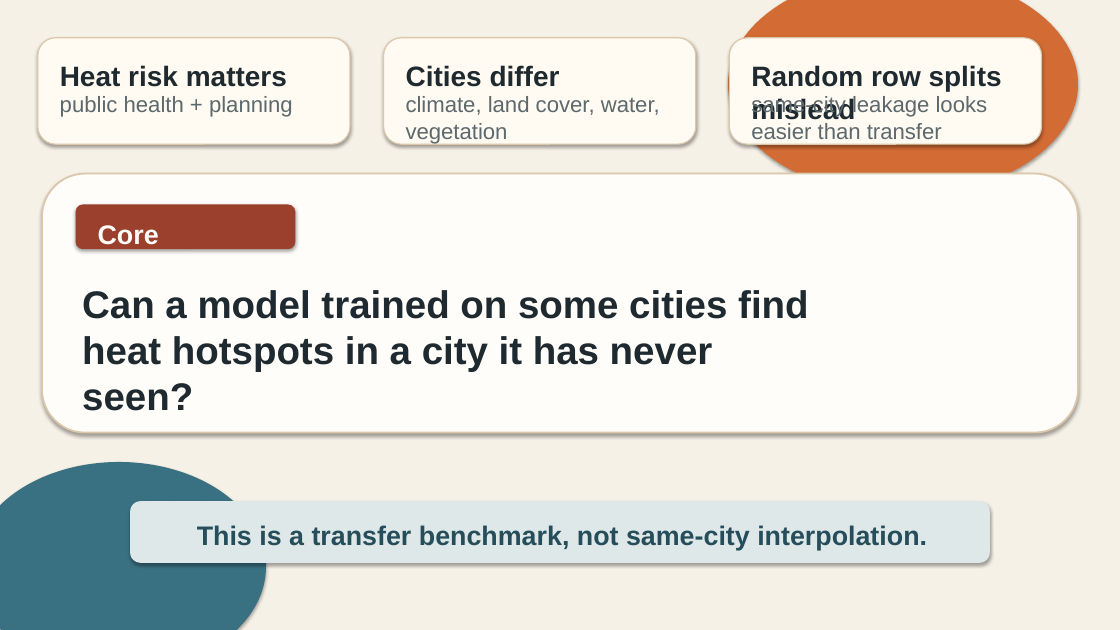
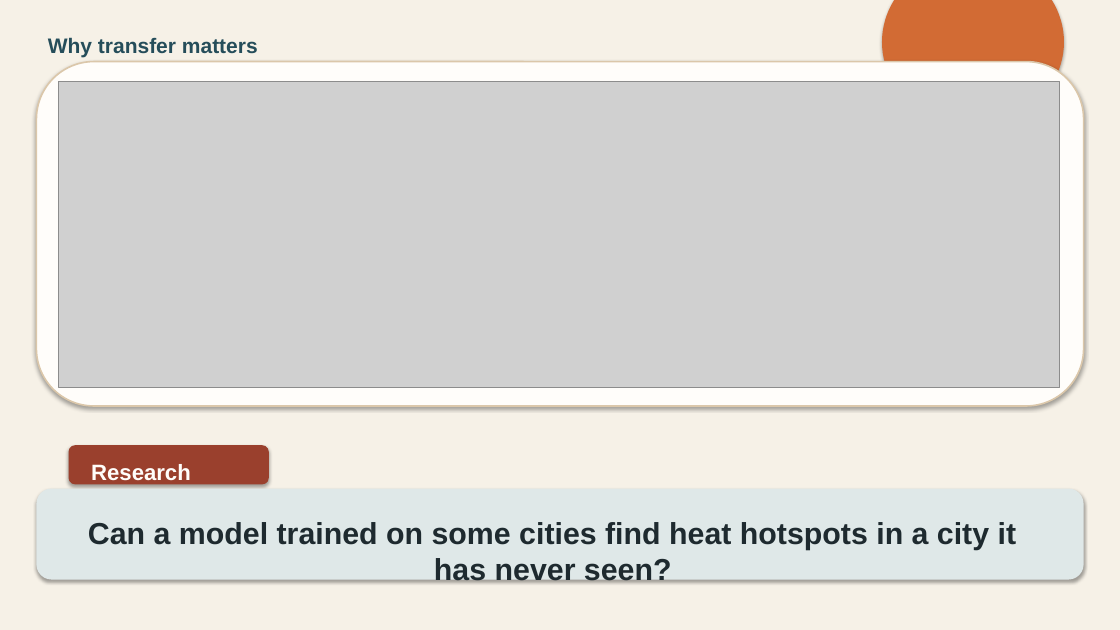
Before and after one commit to goldember12-alt/urban-heat-mapping-dataset, a slide deck: slide 2 of docs/presentation_2026/urban_heat_transfer_presentation.pptx. Drawn at 1120x630 pixels with LibreOffice and Linux fonts; fonts in the diff are those of the drawing; grey boxes stand for pictures. Boxes give left, top, right and bottom in pixels: in the first picture for what was removed or moved away, otherwise in the second. Text is boxed around its words. In the diff, an @@ line names an element or a change of style, - is before the commit and + after.

Commit message:
Refine editable deck for figure-led presentation

```diff
--- a/docs/presentation_2026/urban_heat_transfer_presentation.pptx
+++ b/docs/presentation_2026/urban_heat_transfer_presentation.pptx
@@ ellipse: place and size @@
-ellipse at [728, 0, 1079, 197]
+ellipse at [882, 0, 1065, 126]
@@ rounded rectangle removed at [38, 38, 350, 145] @@
@@ text added at [48, 37, 258, 57], 18 pt, text #254D5A, bold @@
+Why transfer matters
@@ rounded rectangle removed at [384, 38, 697, 145] @@
@@ rounded rectangle removed at [729, 38, 1042, 145] @@
@@ rounded rectangle: place and size @@
-rounded rectangle at [42, 174, 1078, 433]
+rounded rectangle at [36, 61, 1084, 406]
@@ rounded rectangle at [36, 61, 1084, 406]: outline #DBC7AA 1.5 pt to #DBC7AA 1.4 pt @@
@@ picture added at [59, 82, 1060, 388] @@
@@ text removed at [60, 65, 287, 87] @@
-Heat risk matters
@@ text removed at [406, 65, 560, 87] @@
-Cities differ
@@ text removed at [751, 65, 1002, 125] @@
-Random row splits mislead
@@ text removed at [60, 96, 293, 117] @@
-public health + planning
@@ text removed at [406, 96, 660, 144] @@
-climate, land cover, water,
-vegetation
@@ text removed at [751, 95, 988, 139] @@
-same-city leakage looks
-easier than transfer
@@ text removed at [98, 225, 159, 245] @@
-Core question
@@ rounded rectangle: place and size @@
-rounded rectangle at [76, 204, 296, 249]
+rounded rectangle at [69, 445, 269, 485]
@@ ellipse removed at [0, 462, 266, 630] @@
@@ text added at [91, 464, 191, 485], 19 pt, text #FFFDFA, bold @@
+Research question
@@ rounded rectangle: place and size @@
-rounded rectangle at [130, 502, 990, 563]
+rounded rectangle at [36, 489, 1084, 580]
@@ text at [88, 522, 1017, 582]: text changed; size 33 to 26 pt @@
-Can a model trained on some cities find
-heat hotspots in a city it has never
-seen?
+Can a model trained on some cities find heat hotspots in a city it has never seen?
@@ text removed at [197, 525, 927, 550] @@
-This is a transfer benchmark, not same-city interpolation.
```
Also in this commit, not shown: 3 other slides changed, 3 slides added, 2 slides removed, 8 other files.
